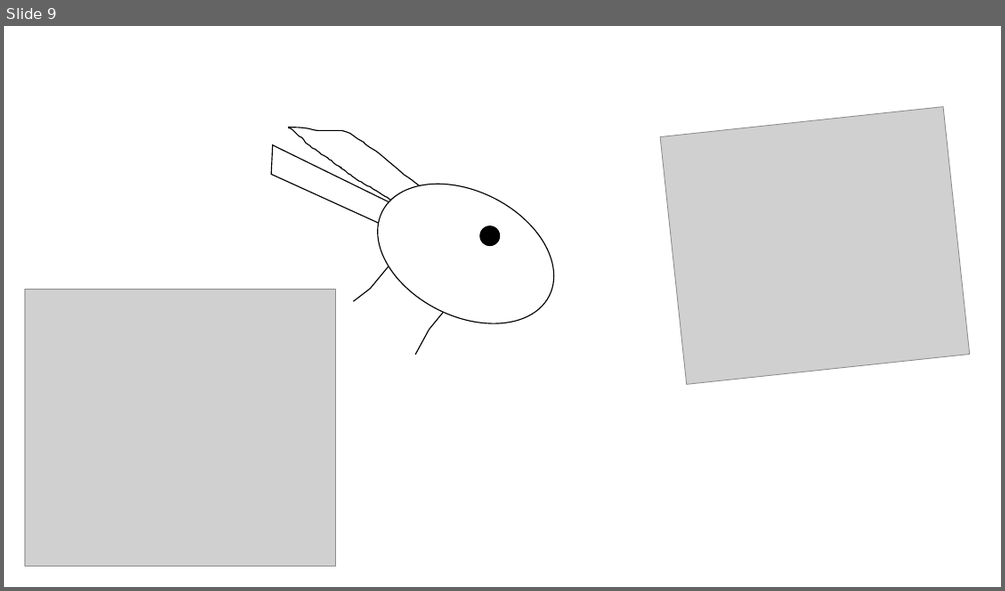
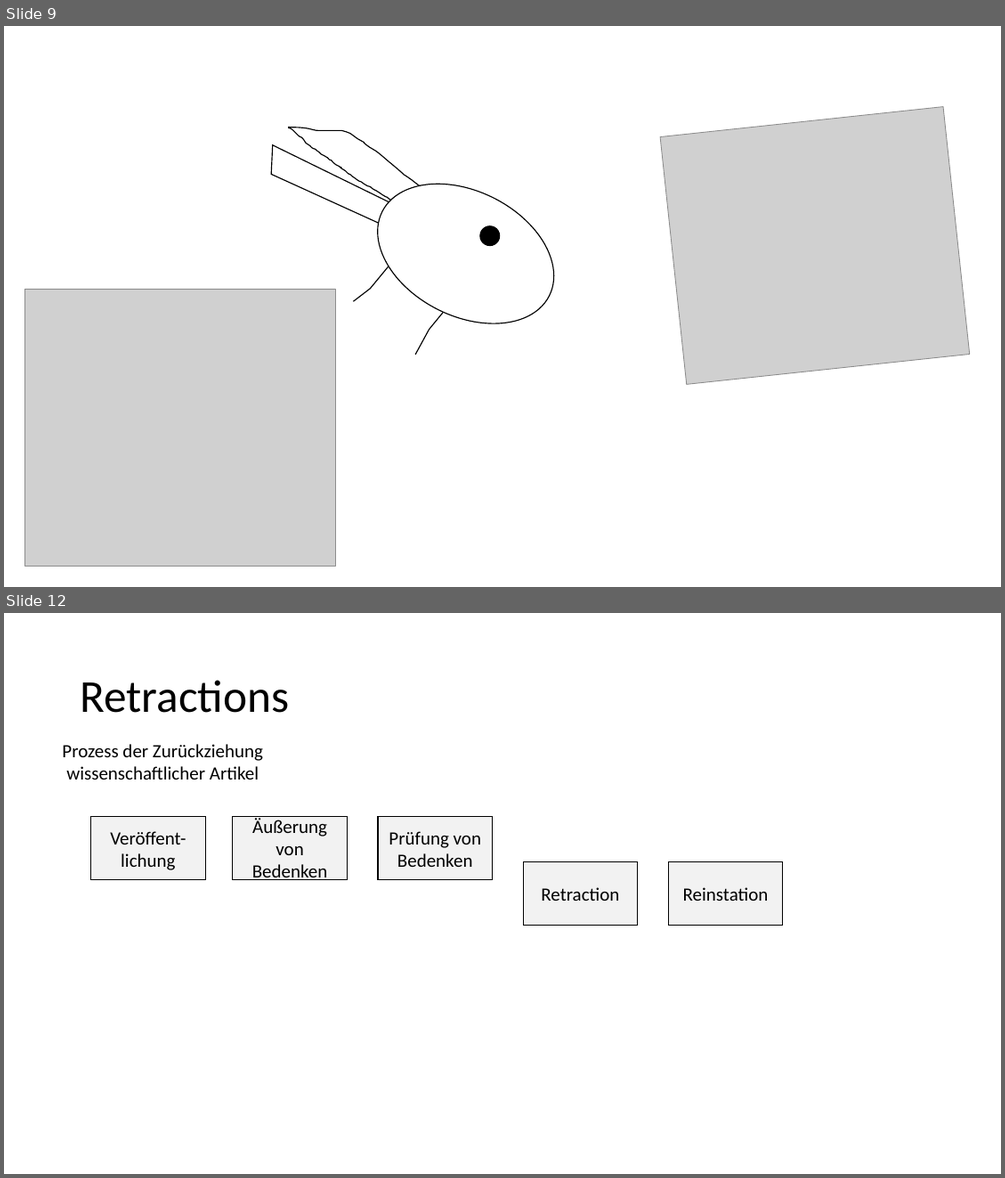
Before and after one commit to LukasRoeseler/opensciencebuch, a slide deck: images/Abbildungen-01.pptx. Shown one above the other, each under a label of ours: slide 9 before the commit, slides 9 and 12 after it; the slides between them are not shown. The pictures are 1005x591 and 1005x1178 pixels, drawn with LibreOffice and Linux fonts; fonts in the diff are those of the drawing; grey boxes stand for pictures. Boxes give left, top, right and bottom in pixels: in the first picture for what was removed or moved away, otherwise in the second. Text is boxed around its words. In the diff, an @@ line names an element or a change of style, - is before the commit and + after.

```diff
--- a/images/Abbildungen-01.pptx
+++ b/images/Abbildungen-01.pptx
@@ slide 12 added at bbox=[4, 613, 1001, 1174], background #FFFFFF @@
@@ title added at bbox=[80, 680, 289, 713], 44 pt, text #000000 @@
+Retractions
@@ text added at bbox=[62, 744, 263, 779], 18 pt, text #000000 @@
+Prozess der Zurückziehung wissenschaftlicher Artikel
@@ rectangle added at bbox=[90, 817, 205, 880], fill #F2F2F2, outline #000000 1 pt, 18 pt, text #000000 @@
+Veröffent-lichung
@@ rectangle added at bbox=[233, 817, 348, 880], fill #F2F2F2, outline #000000 1 pt, 18 pt, text #000000 @@
+Äußerung von Bedenken
@@ rectangle added at bbox=[378, 817, 493, 880], fill #F2F2F2, outline #000000 1 pt, 18 pt, text #000000 @@
+Prüfung von Bedenken
@@ rectangle added at bbox=[523, 862, 638, 925], fill #F2F2F2, outline #000000 1 pt, 18 pt, text #000000 @@
+Retraction
@@ rectangle added at bbox=[669, 862, 783, 925], fill #F2F2F2, outline #000000 1 pt, 18 pt, text #000000 @@
+Reinstation
```
Also in this commit, not shown: 1 slide changed, 2 other slides added, 26 other files.
